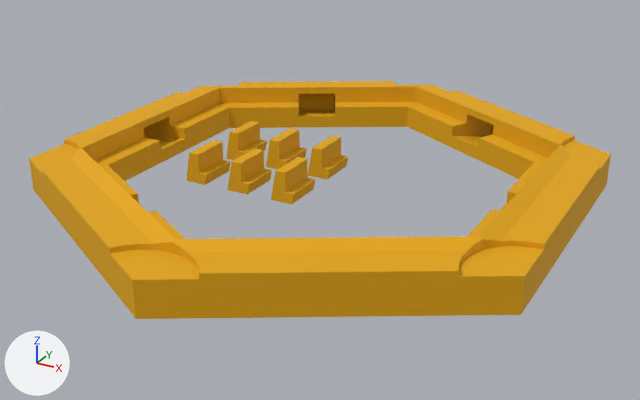
The glTF model public/assets/landscape_bases/base_wood.glb: old version first, new version second.
Camera for both pictures: a 50 mm lens placed at (36.1, -108.7, 54.9), pointed at (-25.7, 3.7, -1.3). The lights are fixed; the arrows at lower left show +X, +Y and +Z. The first picture is the older version. Vertices at exactly the same position are counted once.

The scene before the commit, as lines of its bpy script (objects in view):
```python
me_base = bpy.data.meshes.new('base')
me_base.from_pydata(...)  # 843 vertices, 1662 faces; spans x -66.0..13.0, y -40.0..51.2, z 0.0..6.9
me_base.materials.append(mat_mat_base_wood)
ob_base_wood = bpy.data.objects.new('base_wood', me_base)
ob_base_wood.location = (0.0, 0.0, 0.0)
```
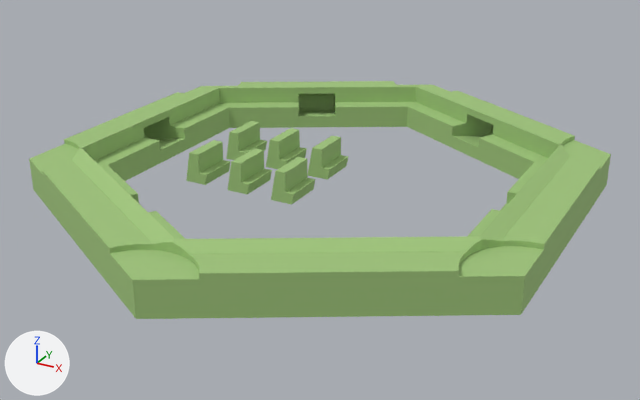
Location of each change, [x1, y1, x2, y2] in pixels of the pictures (640 x 400 px):
part 1 of me_base, recoloured: [29, 81, 611, 319] in both

The change, as a diff of the scene's bpy script:
```diff
--- a/public/assets/landscape_bases/base_wood.glb.py
+++ b/public/assets/landscape_bases/base_wood.glb.py
@@ me_base @@
 me_base.from_pydata(...)  # 843 vertices, 1662 faces; spans x -66.0..13.0, y -40.0..51.2, z 0.0..6.9
 # used by ob_base_wood; location = (0.0, 0.0, 0.0)
+# me_base part 1: 1662 faces centred in x -66.0..13.0, y -39.9..51.2, z 0.0..6.9 are repainted in the vertex colours; the middle colour goes from yellow #e7aa00 to green #a3c87e
 me_base.materials.append(mat_mat_base_wood)
```
